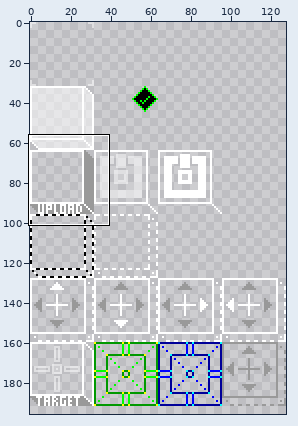
File history of a sprite sheet, Data/Sprites/Grid.png. The picture above shows the old version from afar; the outline marks the close-up.
Close-up. Earlier state:
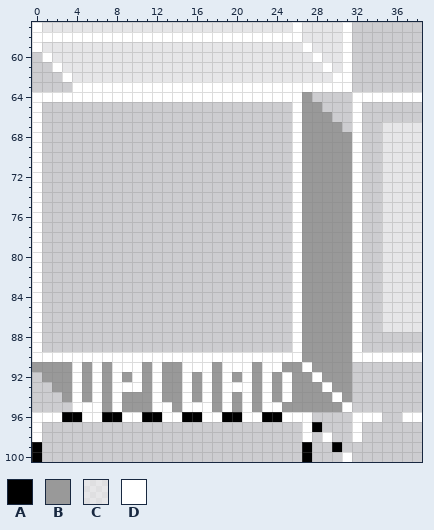
The file is 128x320 pixels. Shown: x 0..38, y 57..100. The wide view leaves out empty margins.
Palette (. is transparent): A #000000  B #999999  C #ffffff80  D #ffffff
Pixels before, first column x 0:
 57 DCCCCCCCCCCCCCCCCCCCCCCCCCDCCCCD.......
 58 DDDDDDDDDDDDDDDDDDDDDDDDDDDCCCCD.......
 59 DCCCCCCCCCCCCCCCCCCCCCCCCCCDCCCD.......
 60 .DCCCCCCCCCCCCCCCCCCCCCCCCCCDCCD.......
 61 ..DCCCCCCCCCCCCCCCCCCCCCCCCCCDCD.......
 62 ...DCCCCCCCCCCCCCCCCCCCCCCCCCCDD.......
 63 ....DDDDDDDDDDDDDDDDDDDDDDDDDDDD.......
 64 DDDDDDDDDDDDDDDDDDDDDDDDDDDB....DDDDDDD
 65 D.........................DBB...D......
 66 D.........................DBBB..D......
 67 D.........................DBBBB.D..CCCC
 68 D.........................DBBBBBD..CCCC
 69 D.........................DBBBBBD..CCCC
 70 D.........................DBBBBBD..CCCC
 71 D.........................DBBBBBD..CCCC
 72 D.........................DBBBBBD..CCCC
 73 D.........................DBBBBBD..CCCC
 74 D.........................DBBBBBD..CCCC
 75 D.........................DBBBBBD..CCCC
 76 D.........................DBBBBBD..CCCC
 77 D.........................DBBBBBD..CCCC
 78 D.........................DBBBBBD..CCCC
 79 D.........................DBBBBBD..CCCC
 80 D.........................DBBBBBD..CCCC
 81 D.........................DBBBBBD..CCCC
 82 D.........................DBBBBBD..CCCC
 83 D.........................DBBBBBD..CCCC
 84 D.........................DBBBBBD..CCCC
 85 D.........................DBBBBBD..CCCC
 86 D.........................DBBBBBD..CCCC
 87 D.........................DBBBBBD..CCCC
 88 D.........................DBBBBBD......
 89 D.........................DBBBBBD......
 90 DDDDDDDDDDDDDDDDDDDDDDDDDDDBBBBBDDDDDDD
 91 BBBBDBDBDDDBDBBDDDBDDDBDDBBDBBBB.......
 92 .BBBDBDBDBDBDBBDBDBDBDBDBDBBDBBB.......
 93 ..BBDBDBDDDBDBBDBDBDDDBDBDBBBDBB.......
 94 ...BDBDBDBBBDBBDBDBDBDBDBDBBBBDB.......
 95 ....DDDBDBBBDDBDDDBDBDBDDBBBBBBD.......
 96 DDDAADDAADDAADDAADDAADDAADDD....DDD..DD
 97 D..........................DA...D......
 98 D..........................D.D..D......
 99 A..........................A..A........
100 A..........................A...D.......
New version:
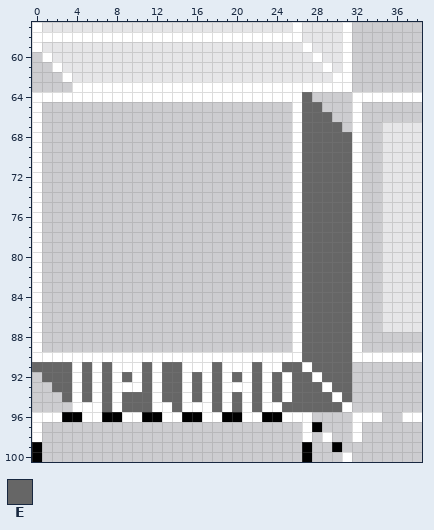
Colours new in this view: E #666666
Edits made:
{"y":64,"x":27,"old":"B","new":"E"}
{"y":65,"x":27,"old":"BB","new":"EE"}
{"y":66,"x":27,"old":"BBB","new":"EEE"}
{"y":67,"x":27,"old":"BBBB","new":"EEEE"}
{"y":68,"x":27,"old":"BBBBB","new":"EEEEE"}
{"y":69,"x":27,"old":"BBBBB","new":"EEEEE"}
{"y":70,"x":27,"old":"BBBBB","new":"EEEEE"}
{"y":71,"x":27,"old":"BBBBB","new":"EEEEE"}
{"y":72,"x":27,"old":"BBBBB","new":"EEEEE"}
{"y":73,"x":27,"old":"BBBBB","new":"EEEEE"}
{"y":74,"x":27,"old":"BBBBB","new":"EEEEE"}
{"y":75,"x":27,"old":"BBBBB","new":"EEEEE"}
{"y":76,"x":27,"old":"BBBBB","new":"EEEEE"}
{"y":77,"x":27,"old":"BBBBB","new":"EEEEE"}
{"y":78,"x":27,"old":"BBBBB","new":"EEEEE"}
{"y":79,"x":27,"old":"BBBBB","new":"EEEEE"}
{"y":80,"x":27,"old":"BBBBB","new":"EEEEE"}
{"y":81,"x":27,"old":"BBBBB","new":"EEEEE"}
{"y":82,"x":27,"old":"BBBBB","new":"EEEEE"}
{"y":83,"x":27,"old":"BBBBB","new":"EEEEE"}
{"y":84,"x":27,"old":"BBBBB","new":"EEEEE"}
{"y":85,"x":27,"old":"BBBBB","new":"EEEEE"}
{"y":86,"x":27,"old":"BBBBB","new":"EEEEE"}
{"y":87,"x":27,"old":"BBBBB","new":"EEEEE"}
{"y":88,"x":27,"old":"BBBBB","new":"EEEEE"}
{"y":89,"x":27,"old":"BBBBB","new":"EEEEE"}
{"y":90,"x":27,"old":"BBBBB","new":"EEEEE"}
{"y":91,"x":0,"old":"BBBB","new":"EEEE"}
{"y":91,"x":5,"old":"B","new":"E"}
{"y":91,"x":7,"old":"B","new":"E"}
{"y":91,"x":11,"old":"B","new":"E"}
{"y":91,"x":13,"old":"BB","new":"EE"}
{"y":91,"x":18,"old":"B","new":"E"}
{"y":91,"x":22,"old":"B","new":"E"}
{"y":91,"x":25,"old":"BB","new":"EE"}
{"y":91,"x":28,"old":"BBBB","new":"EEEE"}
{"y":92,"x":1,"old":"BBB","new":"EEE"}
{"y":92,"x":5,"old":"B","new":"E"}
{"y":92,"x":7,"old":"B","new":"E"}
{"y":92,"x":9,"old":"B","new":"E"}
{"y":92,"x":11,"old":"B","new":"E"}
{"y":92,"x":13,"old":"BB","new":"EE"}
{"y":92,"x":16,"old":"B","new":"E"}
{"y":92,"x":18,"old":"B","new":"E"}
{"y":92,"x":20,"old":"B","new":"E"}
{"y":92,"x":22,"old":"B","new":"E"}
{"y":92,"x":24,"old":"B","new":"E"}
{"y":92,"x":26,"old":"BB","new":"EE"}
{"y":92,"x":29,"old":"BBB","new":"EEE"}
{"y":93,"x":2,"old":"BB","new":"EE"}
{"y":93,"x":5,"old":"B","new":"E"}
{"y":93,"x":7,"old":"B","new":"E"}
{"y":93,"x":11,"old":"B","new":"E"}
{"y":93,"x":13,"old":"BB","new":"EE"}
{"y":93,"x":16,"old":"B","new":"E"}
{"y":93,"x":18,"old":"B","new":"E"}
{"y":93,"x":22,"old":"B","new":"E"}
{"y":93,"x":24,"old":"B","new":"E"}
{"y":93,"x":26,"old":"BBB","new":"EEE"}
{"y":93,"x":30,"old":"BB","new":"EE"}
{"y":94,"x":3,"old":"B","new":"E"}
{"y":94,"x":5,"old":"B","new":"E"}
{"y":94,"x":7,"old":"B","new":"E"}
{"y":94,"x":9,"old":"BBB","new":"EEE"}
{"y":94,"x":13,"old":"BB","new":"EE"}
{"y":94,"x":16,"old":"B","new":"E"}
{"y":94,"x":18,"old":"B","new":"E"}
{"y":94,"x":20,"old":"B","new":"E"}
{"y":94,"x":22,"old":"B","new":"E"}
{"y":94,"x":24,"old":"B","new":"E"}
{"y":94,"x":26,"old":"BBBB","new":"EEEE"}
{"y":94,"x":31,"old":"B","new":"E"}
{"y":95,"x":7,"old":"B","new":"E"}
{"y":95,"x":9,"old":"BBB","new":"EEE"}
{"y":95,"x":14,"old":"B","new":"E"}
{"y":95,"x":18,"old":"B","new":"E"}
{"y":95,"x":20,"old":"B","new":"E"}
{"y":95,"x":22,"old":"B","new":"E"}
{"y":95,"x":25,"old":"BBBBBB","new":"EEEEEE"}
